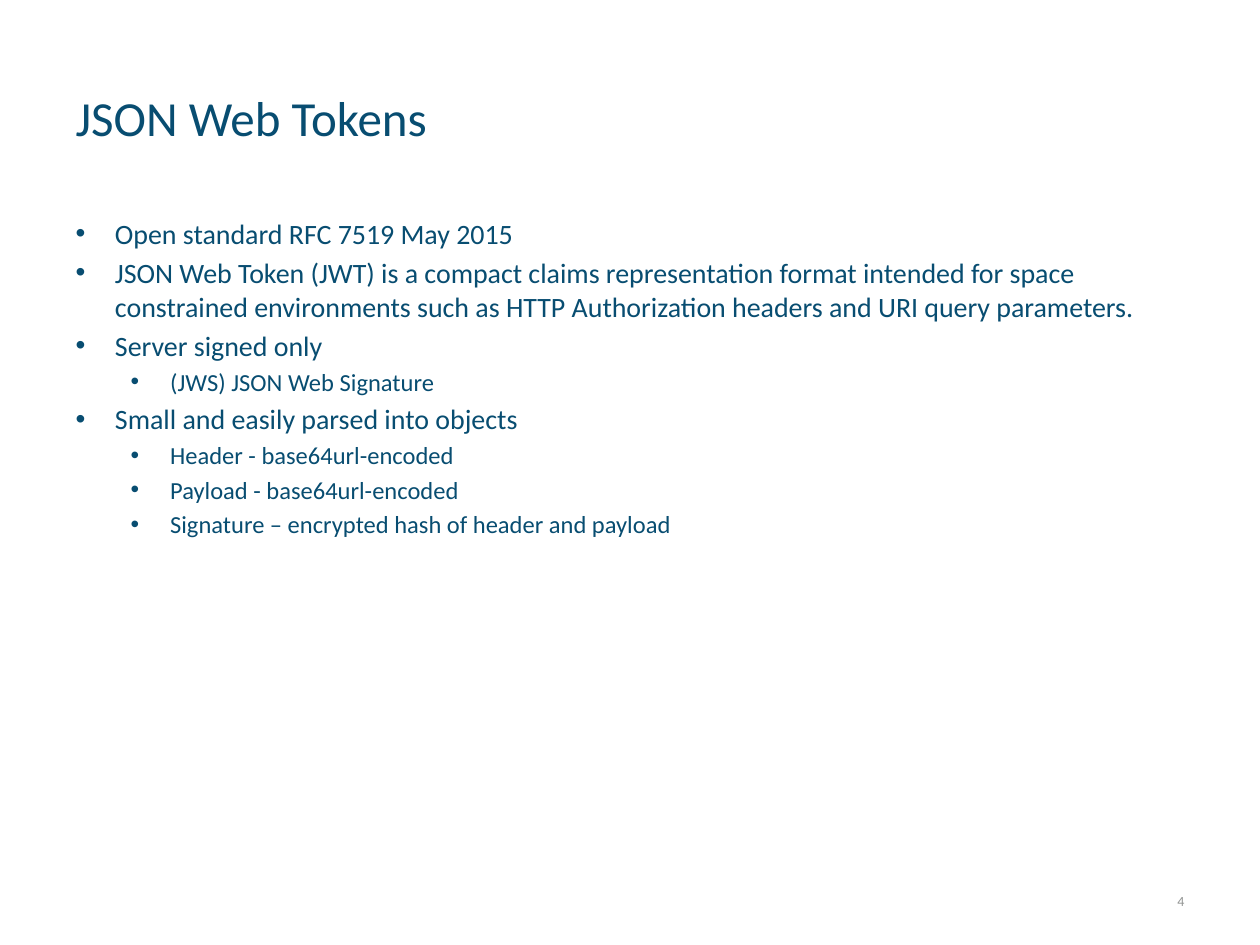
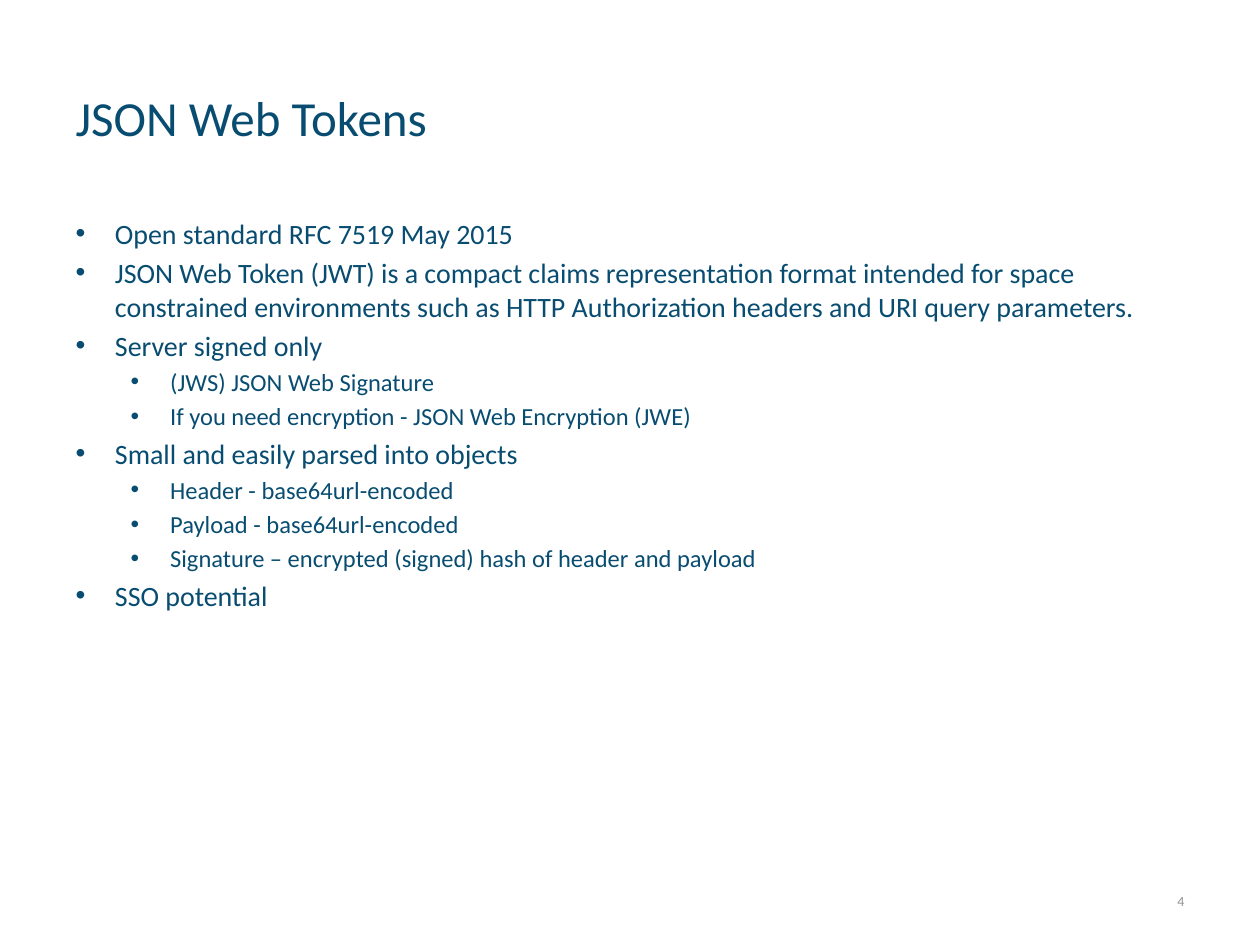
Before and after one commit to kkilton/jwt-demo-training, a slide deck: slide 4 of JWT, Angular5, WebAPI.pptx. Drawn at 1260x945 pixels with LibreOffice and Linux fonts; fonts in the diff are those of the drawing; background and template pictures are left out. Boxes give left, top, right and bottom in pixels: in the first picture for what was removed or moved away, otherwise in the second. Text is boxed around its words. In the diff, an @@ line names an element or a change of style, - is before the commit and + after.

```diff
--- a/JWT, Angular5, WebAPI.pptx
+++ b/JWT, Angular5, WebAPI.pptx
@@ text at [170,407,691,429]: paragraph added @@
+  • If you need encryption - JSON Web Encryption (JWE)
@@ text at [115,549,756,611]: text changed @@
-  • Signature – encrypted hash of header and payload
+  • Signature – encrypted (signed) hash of header and payload
+• SSO potential
```
Also in this commit, not shown: 2 other slides changed, 2 slides added, 1 slide removed.
